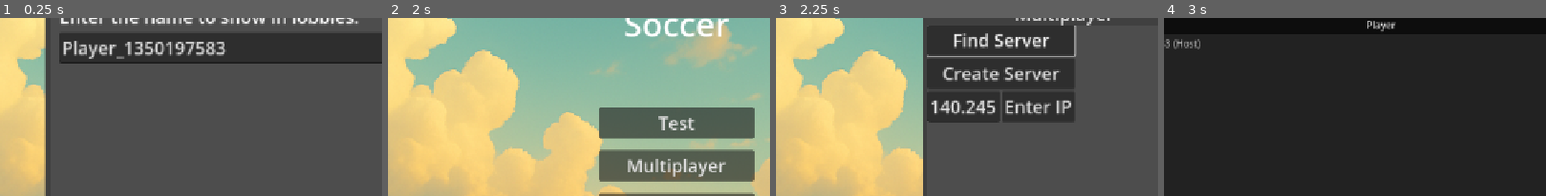
Above: before the commit, frames 1-4 (left to right).
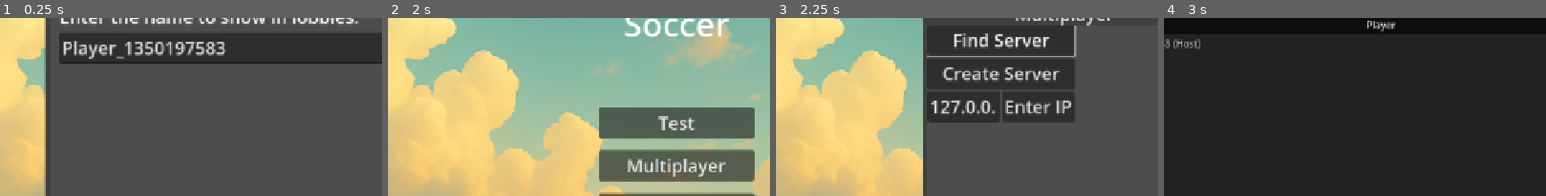
Above: after the commit, the same moments.

Repository: Faisal9777/power-soccer
Game: Godot game, scene res://scenes/title_screen.tscn
Two runs of this game, one before a commit and one after it. Both use one fixed random seed, a clock stepped at 60 frames per second and the inputs below.
Inputs:
- Up to frame 1 (0.25 s): no input
- Up to frame 2 (2 s): click "Test" at 0.5 s; click "Cancel" at 1.25 s
- Up to frame 3 (2.25 s): click "Multiplayer" at 2 s
- Up to frame 4 (3 s): click "Create Server" at 2.75 s
The pictures show only the part of the screen within x 12-62%, y 23-73%; the shares and areas given below are measured in that part.

Frames 1-2 are identical in both runs. In frame 3, 0.7% of the frame differs, in the area x 42-58%, y 45-55%; in frame 4, nothing differs.

Commit message:
fixed connection events

Diff:
--- a/scripts/GameState.gd
+++ b/scripts/GameState.gd
@@ -51,6 +51,11 @@
 	pending_spawn_ids.clear()
 	_next_on_tie = Team.BLUE
 
+func clear() -> void:
+	roster.clear()
+	pending_spawn_ids.clear()
+	_next_on_tie = Team.BLUE
+
 func _counts_by_team() -> Dictionary:
 	var counts := { Team.BLUE: 0, Team.RED: 0 }
 	for id in roster.keys():
--- a/scripts/Network.gd
+++ b/scripts/Network.gd
@@ -69,6 +69,7 @@
 signal joined_server
 signal peer_joined(id: int)
 signal peer_left(id: int)
+signal all_peers_left
 signal connection_failed
 signal server_disconnected
 
@@ -85,13 +86,14 @@
 	if err != OK:
 		push_error("Host failed: %s" % err)
 		return
-
 	multiplayer.multiplayer_peer = enet
 
 	# Hook once per hosting session
 	if !_signals_hooked_server:
 		multiplayer.peer_connected.connect(_on_peer_connected)
 		multiplayer.peer_disconnected.connect(_on_peer_disconnected)
+		#multiplayer.server_disconnected.connect(_on_server_disconnected)
+		#multiplayer.connection_failed.connect(_on_connection_failed)
 		_signals_hooked_server = true
 
 	print("Server started on port ", PORT)
@@ -115,27 +117,41 @@
 			print("Joined ", ip, ":", PORT)
 			joined_server.emit()
 		)
-		multiplayer.connection_failed.connect(func ():
-			push_error("Connection failed")
-			connection_failed.emit()
-		)
-		multiplayer.server_disconnected.connect(func ():
-			push_error("Server disconnected")
-			server_disconnected.emit()
+		multiplayer.connection_failed.connect(_on_connection_failed)
+		multiplayer.server_disconnected.connect(_on_server_disconnected
 		)
 		_signals_hooked_client = true
 
 func _on_peer_connected(id: int) -> void:
+	if not multiplayer.is_server():
+		return
 	peer_joined.emit(id)
 
 func _on_peer_disconnected(id: int) -> void:
+	if not multiplayer.is_server():
+		return
 	peer_left.emit(id)
 
+	if multiplayer.get_peers().size() == 0 and GameState.is_dedicated:
+		all_peers_left.emit()
+		GameState.clear()
+
+func _on_connection_failed() -> void:
+	connection_failed.emit()
+
+func _on_server_disconnected() -> void:
+
+	server_disconnected.emit()
+
+func clear() -> void:
+	close_connection()
+	get_tree().change_scene_to_file("res://scenes/title_screen.tscn")
+
 func close_connection() -> void:
+	GameState.clear()
 	var peer := multiplayer.multiplayer_peer
 	if peer == null:
 		return
 	if peer is ENetMultiplayerPeer:
 		(peer as ENetMultiplayerPeer).close()  # close transport
 	multiplayer.multiplayer_peer = null
-	# leave hooks as-is; they’re on the MultiplayerAPI, safe to reuse next time
--- a/scripts/lobby.gd
+++ b/scripts/lobby.gd
@@ -734,9 +734,13 @@
 
 func _on_connection_failed() -> void:
 	status_label.text = "Connection failed"
+	return
+	#get_tree().change_scene_to_file("res://scenes/title_screen.tscn")
 
 func _on_server_disconnected() -> void:
 	status_label.text = "Server disconnected"
+	return
+	#get_tree().change_scene_to_file("res://scenes/title_screen.tscn")
 func _required_team_size() -> int:
 	# Rely on the variable, not the UI node.
 	# The variable is synced via _rpc_set_team_size already.
--- a/scripts/multiplayer/game_server.gd
+++ b/scripts/multiplayer/game_server.gd
@@ -230,9 +230,6 @@
 
 
 func _physics_process_server(delta: float) -> void:
-	for k in GameState.roster.keys():
-		var p_path :NodePath= GameState.roster[k]["player_path"]
-		var p := get_node(p_path)
 	if state.time_left_ms == 0:
 		_process_game_end()
 	if state.is_paused and state.countdown_ms == 0:
--- a/scripts/multiplayer/world_client.gd
+++ b/scripts/multiplayer/world_client.gd
@@ -93,6 +93,8 @@
 	_my_id = multiplayer.get_unique_id()
 	var hz := float(ProjectSettings.get_setting("physics/common/physics_ticks_per_second"))
 	_fixed_dt = 1.0 / max(1.0, hz)
+	Network.connection_failed.connect(_on_connection_failed)
+	Network.server_disconnected.connect(_on_server_disconnected)
 
 
 # ---------- Main loop ----------
@@ -170,6 +172,8 @@
 			buf.pop_front()
 
 		var p := _players[peer_id]
+		if not p:
+			return
 
 		if buf.size() == 1:
 			# Not enough points to interpolate; just snap to the only sample we have.
@@ -420,3 +424,11 @@
 
 	base.origin += _err
 	proxy.global_transform = base
+
+func _on_server_disconnected() -> void:
+	if get_tree():
+		get_tree().change_scene_to_file("res://scenes/title_screen.tscn")
+
+func _on_connection_failed() -> void:
+	if get_tree():
+		get_tree().change_scene_to_file("res://scenes/title_screen.tscn")
--- a/scripts/multiplayer/world_server.gd
+++ b/scripts/multiplayer/world_server.gd
@@ -111,6 +111,8 @@
 	_network_endpoint = get_parent()
 	if GameState.is_dedicated_server():
 		_is_also_player = false
+	Network.all_peers_left.connect(_on_all_peers_left)
+	Network.peer_left.connect(_on_peer_left)
 	#_network_endpoint.build_game_controller()
 	#_network_endpoint.build_game_updater(GameState.roster)
 	#print("about to tell the cclient to start game init")
@@ -128,25 +130,6 @@
 	while _input_accum >= step:
 		_input_accum -= step
 		_broadcast_snapshots()
-
-# WorldServer.gd (server side)
-#@export var SNAPSHOT_HZ: float = 5.0   # debug: 5 snapshots/sec (big delay)
-#var _snap_accum: float = 0.0
-#
-#func _physics_process(delta: float) -> void:
-	#_input_accum += delta
-	#var step: float = 1.0 / NET_INPUT_HZ
-	#while _input_accum >= step:
-		#_input_accum -= step
-		## input tick stuff (apply inputs, etc.)
-		## _send_local_input() if you do that here
-#
-	## snapshots on a slower clock
-	#_snap_accum += delta
-	#var snap_step := 1.0 / SNAPSHOT_HZ
-	#while _snap_accum >= snap_step:
-		#_snap_accum -= snap_step
-		#_broadcast_snapshots()
 
 func _broadcast_snapshots() -> void:
 	var snapshots := {}
@@ -255,6 +238,13 @@
 		# If you want, you can add a timeout safety here later.
 		player.update_player_states(cmd, delta)
 
+func _on_peer_left(id : int) -> void:
+	pass
+
+func _on_all_peers_left() -> void:
+	get_tree().change_scene_to_file("res://scenes/Lobby.tscn")
+
+
 func _debug_data(roster: Dictionary, ingame: Node, ball_scene: Node, blue_spawns: Node, red_spawns: Node) -> void:
 	print("--- BUILD DATA DEBUG ---")
 
--- a/scripts/title_screen.gd
+++ b/scripts/title_screen.gd
@@ -78,7 +78,7 @@
 	# Convenience default for local tests
 	if ip_line.text.strip_edges() == "":
 		ip_line.text = "127.0.0.1"
-		ip_line.text = "140.245.210.219"
+		#ip_line.text = "140.245.210.219"
 
 func _prompt_for_player_name() -> void:
 	var win := Window.new()
--- a/scripts/world.gd
+++ b/scripts/world.gd
@@ -425,6 +425,7 @@
 		Input.set_mouse_mode(Input.MOUSE_MODE_VISIBLE)
 	# Quit or go to title:
 	# get_tree().quit()
+	Network.close_connection()
 	get_tree().change_scene_to_file("res://scenes/title_screen.tscn")
 
 func _open_graphics_settings() -> void:
@@ -838,6 +839,7 @@
 	#if  Input.is_action_just_pressed("tackle"): print("tackle input was detected in physics process")
 	#var inputs := _gather_input()
 	#_send_local_input(inputs)
+	#_perf_tick(delta)
 	_update_inputs()
 	_input_accum += delta
 	var step: float = 1.0 / NET_INPUT_HZ
@@ -1545,3 +1547,25 @@
 			continue
 		print("player ", p.name)
 		print("position: ", p.global_position)
+
+var _perf_acc := 0.0
+var _perf_frames := 0
+
+func _perf_tick(delta: float) -> void:
+	_perf_acc += delta
+	_perf_frames += 1
+
+	if _perf_acc >= 1.0:
+		var phys_s := float(Performance.get_monitor(Performance.TIME_PHYSICS_PROCESS))
+		var proc_s := float(Performance.get_monitor(Performance.TIME_PROCESS))
+		var phys_ms := phys_s * 1000.0
+		var proc_ms := proc_s * 1000.0
+		var avg_delta : float= _perf_acc / max(1, _perf_frames)
+
+		print("SERVER PERF | phys_ms=", phys_ms,
+			" proc_ms=", proc_ms,
+			" physics_fps≈", _perf_frames,
+			" avg_delta=", avg_delta)
+
+		_perf_acc = 0.0
+		_perf_frames = 0
